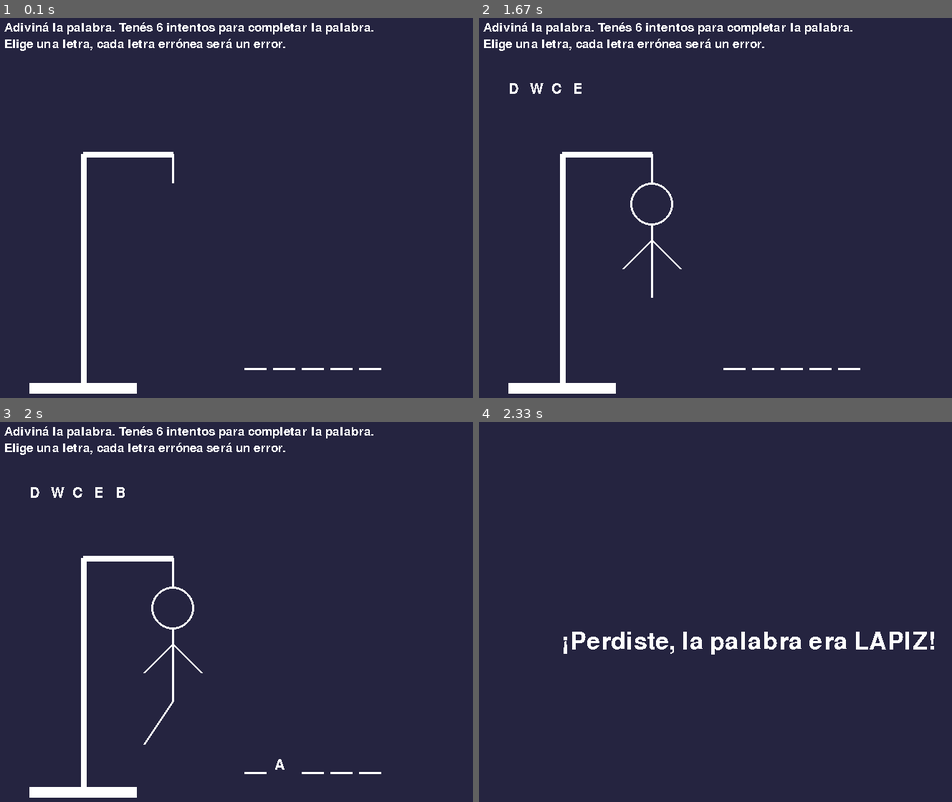
Above: before the commit, frames 1-4 (two rows, left to right).
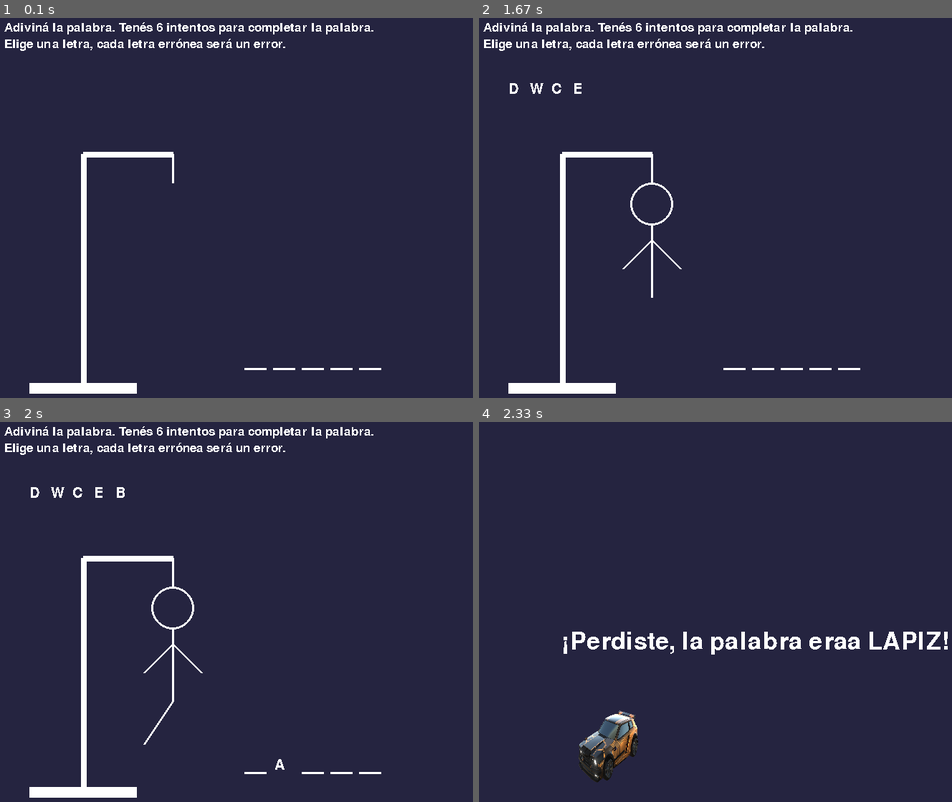
Above: after the commit, the same moments.

Repository: JuanSanchezKZ/Parcial_PyGame_RocketLeague
Game: pygame game, started from main.py
Two runs of this game, one before a commit and one after it. Both use one fixed random seed, a clock stepped at 60 frames per second and the inputs below.
Inputs:
- Up to frame 1 (0.1 s): no input
- Up to frame 2 (1.67 s): hold D 0.33-0.8 s; hold W 0.83-1.13 s; tap C at 0.98 s; hold D 1.17-1.63 s; tap E at 1.32 s
- Up to frame 3 (2 s): hold A from 1.67 s (still down); tap B at 1.82 s
- Up to frame 4 (2.33 s): release A at 2.2 s; hold S from 2.23 s (still down)

Frames 1-3 are identical in both runs. In frame 4, 1.8% of the frame differs, in the area x 21-100%, y 55-95%.

Commit message:
agregue personaje

Diff:
--- a/main.py
+++ b/main.py
@@ -13,6 +13,7 @@
 import pygame
 from funciones import *
 import sys, time
+from personaje import *
 
 
 pygame.init()
@@ -42,6 +43,8 @@
 # ----------------- FUENTE -----------------
 FUENTE = pygame.font.SysFont('freesansbold.ttf', 20)
 
+personaje_perdedor = crear_personaje(125,400,125,125,"fennec.png")
+personaje_ganador = crear_personaje(125,400,125,125,"rocketleague.png")
 
 
 # ----------------- BUCLE PRINCIPAL -----------------
@@ -75,7 +78,8 @@
     'palabra_random' : elegir_palabra(lista_palabras),
     'letras_adivinadas' : [],
     'letras_correctas' : [],
-    'errores' : 0
+    'errores' : 0,
+    "juego_terminado":False
     }
 
     for x in eventos_juego['palabra_random']:
@@ -105,11 +109,20 @@
 
                                     ## ["", "", ""], [S, O, ""]
 
+
+
+
         dibujar_juego(eventos_juego['palabra_random'], eventos_juego['letras_adivinadas'], eventos_juego['errores'], eventos_juego['letras_correctas'])
 
         if eventos_juego['errores'] >= 6:
             pantalla.fill(AZUL)
-            mostrar_texto(f"¡Perdiste, la palabra era {eventos_juego['palabra_random']}!", 125, 300, BLANCO, 50)
+            keys = pygame.key.get_pressed()
+            if keys[pygame.K_LEFT]:
+                update(personaje_perdedor, -10)
+            if keys[pygame.K_RIGHT]:
+                update(personaje_perdedor, 10)
+            mostrar_texto(f"¡Perdiste, la palabra eraa {eventos_juego['palabra_random']}!", 125, 300, BLANCO, 50)
+            pantalla.blit(personaje_perdedor["surface"],personaje_perdedor["rect_pos"])
             pygame.display.flip()
             time.sleep(3)
             pygame.quit()
@@ -118,7 +131,13 @@
 
         if "" not in eventos_juego['letras_correctas']:
             pantalla.fill(AZUL)
+            keys = pygame.key.get_pressed()
+            if keys[pygame.K_LEFT]:
+                update(personaje_ganador, -10)
+            if keys[pygame.K_RIGHT]:
+                update(personaje_ganador, 10)
             mostrar_texto(f"¡Ganaste!", 325, 300, BLANCO, 50)
+            pantalla.blit(personaje_ganador["surface"],personaje_ganador["rect_pos"])
             pygame.display.flip()
             time.sleep(3)
             pygame.quit()
--- /dev/null
+++ b/personaje.py
@@ -0,0 +1,20 @@
+import pygame
+
+def crear_personaje(x, y, ancho, alto,nombre_archivo):
+
+    imagen = pygame.image.load(nombre_archivo)
+    personaje = {
+        "surface": pygame.transform.scale(imagen, (ancho, alto)),
+        "rect_pos": pygame.Rect(x, y, 200, 200),
+        "rect": pygame.Rect((x+ancho/2)- 10, y+90, 40, 20)
+    }
+
+    return personaje
+
+def update(personaje, incremento_x):
+
+    nueva_x = personaje["rect_pos"].x + incremento_x
+
+    if nueva_x > 0 and nueva_x < 600:
+        personaje["rect_pos"].x = personaje["rect_pos"].x + incremento_x
+        personaje["rect"].x = personaje["rect"].x + incremento_x
Binary file added: fennec.png
Binary file added: rocketleague.png
